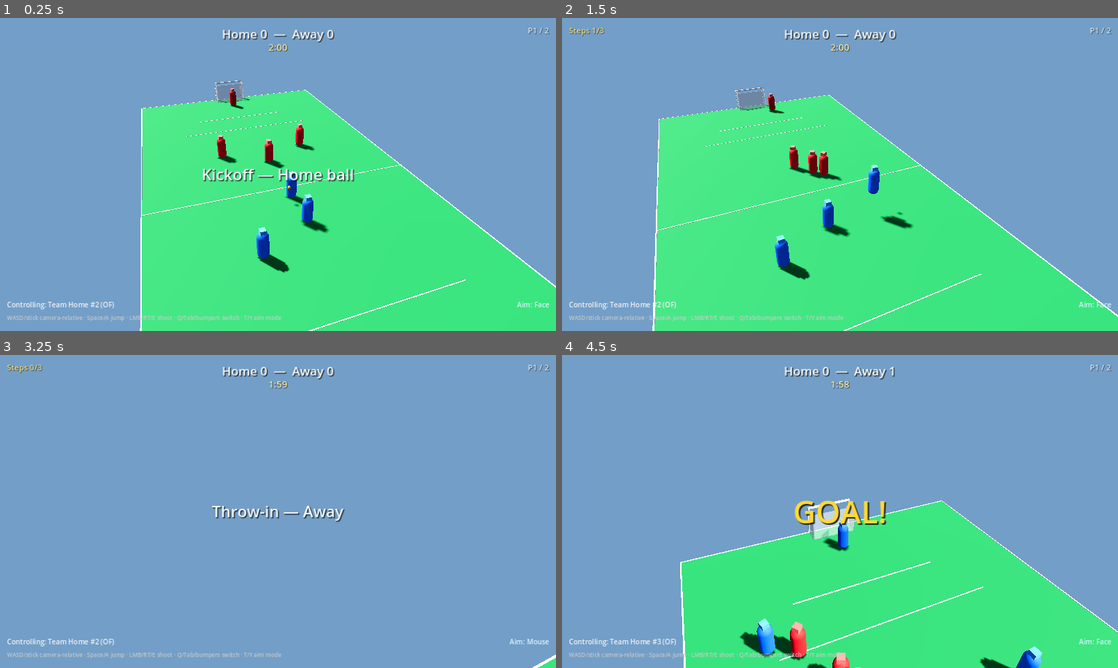
Above: before the commit, frames 1-4 (two rows, left to right).
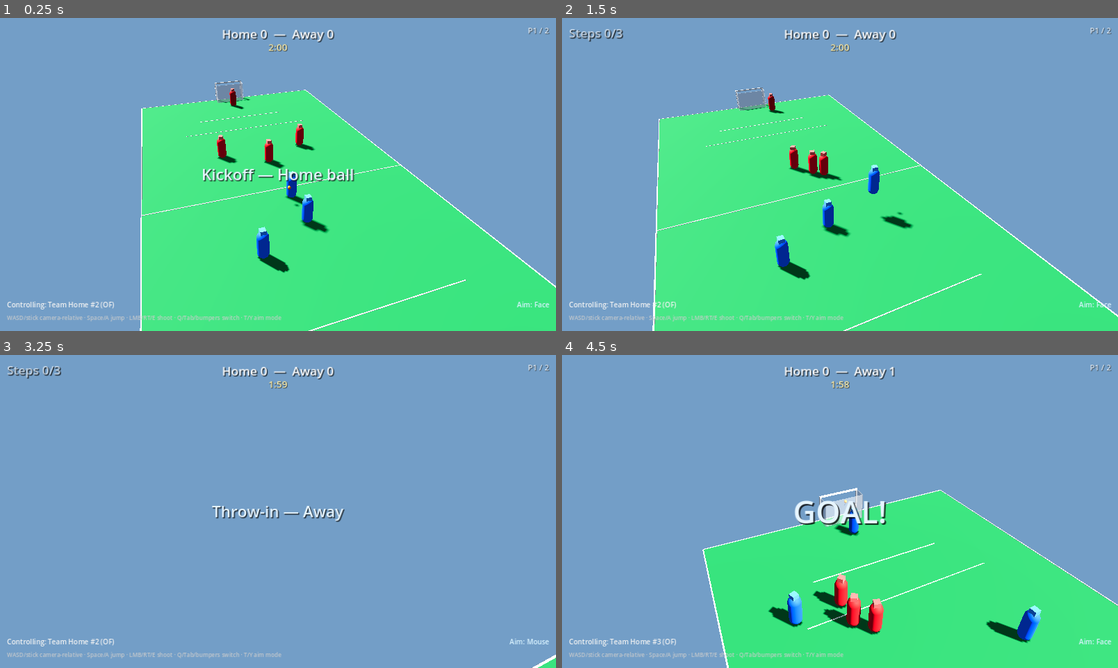
Above: after the commit, the same moments.

Repository: mariov98/my-handball
Game: Godot game, scene res://scenes/match/match.tscn
The game is run twice, just before and just after one commit, with the same random seed, the same clock (stepped at 60 frames per second) and the same inputs.
Inputs (mouse positions are in pixels of both pictures, inside the frame that each line leads up to):
- Up to frame 1 (0.25 s): no input
- Up to frame 2 (1.5 s): move the mouse to (962, 158) at 0.52 s; press the mouse at (962, 158) at 0.53 s; hold D (move_right) 0.53-1.28 s; tap Space (jump) at 0.77, 1.07 s; tap T (toggle_aim_mode) at 0.8, 1.35 s; move the mouse to (728, 190) at 1.27 s; release the mouse at (728, 190) at 1.28 s; hold S (move_back) from 1.28 s (still down)
- Up to frame 3 (3.25 s): tap Space (jump) at 1.52, 1.55, 1.82, 2.1, 3.02 s; move the mouse to (333, 442) at 2.02 s; release S (move_back) at 2.03 s; press the mouse at (333, 442) at 2.03 s; hold D (move_right) 2.03-2.78 s; move the mouse to (250, 574) at 2.77 s; release the mouse at (250, 574) at 2.78 s; hold W (move_forward) from 2.78 s (still down); click (250, 574) at 2.85 s; tap T (toggle_aim_mode) at 3.05 s
- Up to frame 4 (4.5 s): tap Space (jump) at 3.32, 3.77, 3.8, 4.07 s; move the mouse to (1006, 558) at 3.52 s; release W (move_forward) at 3.53 s; hold Q (switch_player) 3.53-4.28 s; hold A (move_left) from 3.53 s (still down); move the mouse to (673, 464) at 4.27 s; tap T (toggle_aim_mode) at 4.35 s

The runs differ from the first frame. In frame 2, 0.2% of the frame differs, in the area x 1-11%, y 3-8%; in frame 3, 0.2%; in frame 4, 10%, in the area x 21-100%, y 42-100%.

Commit message:
Tune Phase 2 steps feel and HUD feedback
Replace silent short-distance step burn with discrete gait plants,
reception zero, and pivot pause; add glanceable Steps n/3 pulse plus
stronger last-step / TRAVELING banners. Smoke stays green.

Co-authored-by: mariov98 <mariov98@users.noreply.github.com>

Diff:
--- a/project.godot
+++ b/project.godot
@@ -11,7 +11,7 @@
 [application]
 
 config/name="MyHandball"
-config/description="Phase 2 handball rules — steps, passive, OOB, 6m area, throw-in/goal throw on Phase 1 mini match."
+config/description="Phase 2 handball — tuned steps feel + HUD feedback on rules core (passive, OOB, 6m, restarts)."
 run/main_scene="res://scenes/match/match.tscn"
 config/features=PackedStringArray("4.3", "Forward Plus")
 config/icon="res://icon.svg"
--- a/scenes/ui/hud.tscn
+++ b/scenes/ui/hud.tscn
@@ -68,13 +68,29 @@
 text = "P1 / 2"
 horizontal_alignment = 2
 
+[node name="StepsLabel" type="Label" parent="Root"]
+visible = false
+layout_mode = 1
+anchors_preset = 0
+offset_left = 16.0
+offset_top = 14.0
+offset_right = 280.0
+offset_bottom = 52.0
+pivot_offset = Vector2(40, 19)
+theme_override_colors/font_color = Color(0.85, 0.9, 0.95, 0.85)
+theme_override_colors/font_shadow_color = Color(0, 0, 0, 0.75)
+theme_override_constants/shadow_offset_x = 2
+theme_override_constants/shadow_offset_y = 2
+theme_override_font_sizes/font_size = 28
+text = "Steps 0/3"
+
 [node name="RulesLabel" type="Label" parent="Root"]
 layout_mode = 1
 anchors_preset = 0
 offset_left = 16.0
-offset_top = 16.0
+offset_top = 54.0
 offset_right = 360.0
-offset_bottom = 44.0
+offset_bottom = 82.0
 theme_override_colors/font_color = Color(1, 0.92, 0.55, 1)
 theme_override_colors/font_shadow_color = Color(0, 0, 0, 0.65)
 theme_override_constants/shadow_offset_x = 1
--- a/scripts/handball_rules.gd
+++ b/scripts/handball_rules.gd
@@ -6,9 +6,17 @@
 
 signal rule_warning(code: String, message: String)
 signal rule_violation(code: String, message: String, awarding_team_id: int, spot: Vector3)
+## Fired when a counted floor step is taken (HUD pulse / glanceable counter).
+signal step_taken(steps: int)
 
 const MAX_STEPS := 3
-const STEP_LENGTH_M := 1.15
+## Planar distance per counted foot-plant while carrying. Tuned so a full drive
+## (~3 plants) feels like a handball approach, not a silent ~0.4 s burn.
+const STEP_LENGTH_M := 1.65
+## Below this planar speed the carrier is pivoting / stopped — no new steps.
+const MOVE_SPEED_MPS := 0.7
+## Must stay slow this long before pivot locks (filters stick noise).
+const STOP_SETTLE_S := 0.12
 ## Soft passive: warn then turnover if offense stalls without progress to goal.
 const PASSIVE_WARN_S := 6.0
 const PASSIVE_TURNOVER_S := 10.0
@@ -24,6 +32,11 @@
 var _step_accum: float = 0.0
 var _carrier_last_xz: Vector3 = Vector3.ZERO
 var _have_carrier_sample: bool = false
+## IHF-ish reception zero: first plant after catch does not count.
+var _reception_zero_pending: bool = false
+var _pivoting: bool = false
+var _stop_timer: float = 0.0
+var _steps_warned: bool = false
 
 var _passive_timer: float = 0.0
 var _passive_warned: bool = false
@@ -39,6 +52,10 @@
 	_steps = 0
 	_step_accum = 0.0
 	_have_carrier_sample = false
+	_reception_zero_pending = false
+	_pivoting = false
+	_stop_timer = 0.0
+	_steps_warned = false
 	_passive_timer = 0.0
 	_passive_warned = false
 	_passive_best_dist = INF
@@ -63,6 +80,10 @@
 	_steps = 0
 	_step_accum = 0.0
 	_have_carrier_sample = false
+	_reception_zero_pending = true
+	_pivoting = false
+	_stop_timer = 0.0
+	_steps_warned = false
 	_passive_timer = 0.0
 	_passive_warned = false
 	_passive_best_dist = INF
@@ -76,6 +97,10 @@
 	_steps = 0
 	_step_accum = 0.0
 	_have_carrier_sample = false
+	_reception_zero_pending = false
+	_pivoting = false
+	_stop_timer = 0.0
+	_steps_warned = false
 	# Passive keeps ticking lightly on free ball only while same team last touched —
 	# Phase 2: pause passive until someone possesses again.
 	_passive_timer = 0.0
@@ -86,6 +111,14 @@
 
 func get_steps() -> int:
 	return _steps
+
+
+func is_pivoting() -> bool:
+	return _pivoting
+
+
+func is_steps_warned() -> bool:
+	return _steps_warned
 
 
 func get_passive_timer() -> float:
@@ -113,6 +146,10 @@
 		_have_carrier_sample = false
 		_steps = 0
 		_step_accum = 0.0
+		_reception_zero_pending = false
+		_pivoting = false
+		_stop_timer = 0.0
+		_steps_warned = false
 
 	if _tick_oob(ball, carrier):
 		return true
@@ -129,21 +166,53 @@
 	return player.global_position.y > 0.35 or player.velocity.y > 1.0
 
 
-func _tick_steps(_delta: float, carrier: Player) -> bool:
+func _tick_steps(delta: float, carrier: Player) -> bool:
 	var xz := Vector3(carrier.global_position.x, 0.0, carrier.global_position.z)
 	if not _have_carrier_sample:
 		_carrier_last_xz = xz
 		_have_carrier_sample = true
 		return false
+
 	var moved := xz.distance_to(_carrier_last_xz)
 	_carrier_last_xz = xz
-	# Approximate steps on the floor only — airborne jump-shot is allowed.
-	if _is_airborne(carrier) or moved < 0.0001:
-		return false
+
+	# Jump-shot: airborne carries do not plant steps (release before landing).
+	if _is_airborne(carrier):
+		_stop_timer = 0.0
+		return false
+
+	var planar_speed := Vector3(carrier.velocity.x, 0.0, carrier.velocity.z).length()
+	# Teleports / smoke synthesize position without velocity — treat meaningful
+	# planar displacement as movement so tests and edge frames still plant.
+	if moved > 0.02:
+		planar_speed = maxf(planar_speed, moved / maxf(delta, 0.001))
+
+	if planar_speed < MOVE_SPEED_MPS:
+		_stop_timer += delta
+		if _stop_timer >= STOP_SETTLE_S:
+			# Pivot / stand: fair reset of the gait accumulator only — taken
+			# steps stay (IHF: you don't get fresh steps from stopping).
+			_pivoting = true
+			_step_accum = 0.0
+		return false
+
+	_stop_timer = 0.0
+	_pivoting = false
+	if moved < 0.0001:
+		return false
+
 	_step_accum += moved
 	while _step_accum >= STEP_LENGTH_M:
 		_step_accum -= STEP_LENGTH_M
+		# Reception zero: first plant after catch is free (catch / land pattern).
+		if _reception_zero_pending:
+			_reception_zero_pending = false
+			continue
 		_steps += 1
+		step_taken.emit(_steps)
+		if _steps == MAX_STEPS and not _steps_warned:
+			_steps_warned = true
+			rule_warning.emit("steps", "Last step — pass or shoot")
 		if _steps > MAX_STEPS:
 			var spot := Court.clamp_to_court_xz(carrier.global_position, 1.0)
 			# Free-throw style: keep restart outside the 6 m if near goal.
--- a/scripts/hud.gd
+++ b/scripts/hud.gd
@@ -1,9 +1,19 @@
 extends CanvasLayer
 class_name MatchHUD
+
+const COLOR_STEPS_IDLE := Color(0.85, 0.9, 0.95, 0.85)
+const COLOR_STEPS_ACTIVE := Color(1.0, 0.98, 0.88, 1.0)
+const COLOR_STEPS_WARN := Color(1.0, 0.78, 0.25, 1.0)
+const COLOR_STEPS_TRAVEL := Color(1.0, 0.35, 0.28, 1.0)
+const COLOR_BANNER_DEFAULT := Color(0.95, 0.98, 1.0, 1.0)
+const COLOR_BANNER_WARN := Color(1.0, 0.86, 0.35, 1.0)
+const COLOR_BANNER_TRAVEL := Color(1.0, 0.42, 0.32, 1.0)
+const COLOR_PASSIVE := Color(1.0, 0.72, 0.45, 1.0)
 
 @onready var score_label: Label = $Root/ScoreLabel
 @onready var clock_label: Label = $Root/ClockLabel
 @onready var period_label: Label = $Root/PeriodLabel
+@onready var steps_label: Label = $Root/StepsLabel
 @onready var rules_label: Label = $Root/RulesLabel
 @onready var goal_label: Label = $Root/GoalLabel
 @onready var banner_label: Label = $Root/BannerLabel
@@ -11,10 +21,13 @@
 @onready var aim_label: Label = $Root/AimLabel
 @onready var help_label: Label = $Root/HelpLabel
 
+var _steps_pulse: Tween
+
 
 func _ready() -> void:
 	goal_label.visible = false
 	banner_label.visible = false
+	steps_label.visible = false
 	rules_label.text = ""
 	help_label.text = "WASD/stick camera-relative · Space/A jump · LMB/RT/E shoot · Q/Tab/bumpers switch · T/Y aim mode"
 
@@ -42,55 +55,110 @@
 	aim_label.text = text
 
 
+## Glanceable steps readout. `pulse` bumps scale when a new plant lands.
+func set_steps_status(steps: int, max_steps: int, warned: bool, visible_now: bool, pulse: bool = false) -> void:
+	if not visible_now:
+		steps_label.visible = false
+		return
+	var shown := mini(steps, max_steps)
+	steps_label.visible = true
+	steps_label.text = "Steps %d/%d" % [shown, max_steps]
+	if warned or steps >= max_steps:
+		steps_label.add_theme_color_override("font_color", COLOR_STEPS_WARN)
+	elif steps > 0:
+		steps_label.add_theme_color_override("font_color", COLOR_STEPS_ACTIVE)
+	else:
+		steps_label.add_theme_color_override("font_color", COLOR_STEPS_IDLE)
+	if pulse:
+		_pulse_steps()
+
+
+## Secondary rules line (passive only) — keep steps out of this to avoid clutter.
 func set_rules_status(text: String) -> void:
 	rules_label.text = text
 	rules_label.visible = not text.is_empty()
+	if text.contains("PASSIVE"):
+		rules_label.add_theme_color_override("font_color", COLOR_PASSIVE)
+	else:
+		rules_label.add_theme_color_override("font_color", Color(1.0, 0.92, 0.55, 1.0))
 
 
 func flash_goal() -> void:
-	_flash_center(goal_label, "GOAL!", 1.0, 0.5)
+	_flash_center(goal_label, "GOAL!", 1.0, 0.5, COLOR_BANNER_DEFAULT)
 
 
 func flash_kickoff(reason: String, team_id: int) -> void:
 	var team := "Home" if team_id == 0 else "Away"
-	_flash_center(banner_label, "%s — %s ball" % [reason, team], 0.7, 0.4)
+	_flash_center(banner_label, "%s — %s ball" % [reason, team], 0.7, 0.4, COLOR_BANNER_DEFAULT)
 
 
 func flash_restart(code: String, team_id: int) -> void:
 	var team := "Home" if team_id == 0 else "Away"
 	var title := "Restart"
+	var color := COLOR_BANNER_DEFAULT
 	match code:
 		"throw_in":
 			title = "Throw-in"
 		"goal_throw":
 			title = "Goal throw"
 		"traveling":
-			title = "Free throw (traveling)"
+			title = "TRAVELING"
+			color = COLOR_BANNER_TRAVEL
+			_flash_center(banner_label, "%s — free throw %s" % [title, team], 1.05, 0.4, color)
+			steps_label.add_theme_color_override("font_color", COLOR_STEPS_TRAVEL)
+			return
 		"passive":
-			title = "Free throw (passive)"
+			title = "Passive — free throw"
+			color = COLOR_BANNER_WARN
 		"goal_area":
 			title = "Free throw (6m)"
 		_:
 			title = code.capitalize()
-	_flash_center(banner_label, "%s — %s" % [title, team], 0.75, 0.35)
+	_flash_center(banner_label, "%s — %s" % [title, team], 0.75, 0.35, color)
 
 
-func flash_rule(message: String) -> void:
-	_flash_center(banner_label, message, 0.85, 0.35)
+func flash_rule(message: String, code: String = "") -> void:
+	var color := COLOR_BANNER_DEFAULT
+	var hold := 0.85
+	match code:
+		"steps":
+			color = COLOR_BANNER_WARN
+			hold = 0.7
+		"traveling":
+			color = COLOR_BANNER_TRAVEL
+			hold = 1.0
+			message = "TRAVELING — steps"
+		"passive":
+			color = COLOR_BANNER_WARN
+		_:
+			if message.to_lower().begins_with("traveling"):
+				color = COLOR_BANNER_TRAVEL
+				hold = 1.0
+	_flash_center(banner_label, message, hold, 0.35, color)
 
 
 func flash_period_end(period: int) -> void:
-	_flash_center(banner_label, "End of period %d" % period, 1.2, 0.5)
+	_flash_center(banner_label, "End of period %d" % period, 1.2, 0.5, COLOR_BANNER_DEFAULT)
 
 
 func flash_match_over(home: int, away: int) -> void:
-	_flash_center(banner_label, "FULL TIME  %d — %d" % [home, away], 2.5, 0.8)
+	_flash_center(banner_label, "FULL TIME  %d — %d" % [home, away], 2.5, 0.8, COLOR_BANNER_DEFAULT)
 
 
-func _flash_center(label: Label, text: String, hold: float, fade: float) -> void:
+func _pulse_steps() -> void:
+	if _steps_pulse and _steps_pulse.is_valid():
+		_steps_pulse.kill()
+	steps_label.scale = Vector2.ONE
+	_steps_pulse = create_tween()
+	_steps_pulse.tween_property(steps_label, "scale", Vector2(1.12, 1.12), 0.07)
+	_steps_pulse.tween_property(steps_label, "scale", Vector2.ONE, 0.12)
+
+
+func _flash_center(label: Label, text: String, hold: float, fade: float, color: Color = COLOR_BANNER_DEFAULT) -> void:
 	label.text = text
 	label.visible = true
-	label.modulate.a = 1.0
+	label.modulate = Color(color.r, color.g, color.b, 1.0)
+	label.add_theme_color_override("font_color", color)
 	var tw := create_tween()
 	tw.tween_interval(hold)
 	tw.tween_property(label, "modulate:a", 0.0, fade)
--- a/scripts/match_controller.gd
+++ b/scripts/match_controller.gd
@@ -36,6 +36,8 @@
 var _attack_team_id: int = 0
 var _pending_kickoff_team: int = 0
 var rules: HandballRules = HandballRules.new()
+## Set when rules emit step_taken so the HUD can pulse once.
+var _steps_hud_pulse: bool = false
 
 @onready var _home_root: Node = get_node(home_team_path)
 @onready var _away_root: Node = get_node(away_team_path)
@@ -69,6 +71,14 @@
 		var dn := Node.new()
 		dn.set_script(demo)
 		add_child(dn)
+		return
+	if "--screenshot-steps" in user_args:
+		# Kickoff first so roster / controlled player exist, then capture Steps HUD.
+		await _run_kickoff(0, "Kickoff")
+		var steps_shot := load("res://scripts/screenshot_steps_hud.gd") as GDScript
+		var sn_steps := Node.new()
+		sn_steps.set_script(steps_shot)
+		add_child(sn_steps)
 		return
 	if "--screenshot" in user_args:
 		# Kickoff first so the HUD clock/score are on screen, then capture.
@@ -139,6 +149,7 @@
 	ball.released.connect(_on_ball_released)
 	rules.rule_warning.connect(_on_rule_warning)
 	rules.rule_violation.connect(_on_rule_violation)
+	rules.step_taken.connect(_on_step_taken)
 
 
 func _unhandled_input(event: InputEvent) -> void:
@@ -288,10 +299,15 @@
 	_update_rules_hud()
 
 
+func _on_step_taken(_steps: int) -> void:
+	_steps_hud_pulse = true
+	_update_rules_hud()
+
+
 func _on_rule_warning(code: String, message: String) -> void:
 	print("RULE WARN [%s]: %s" % [code, message])
 	if hud and hud.has_method("flash_rule"):
-		hud.flash_rule(message)
+		hud.flash_rule(message, code)
 	_update_rules_hud()
 
 
@@ -300,7 +316,7 @@
 		return
 	print("RULE [%s]: %s → team %d @ %s" % [code, message, awarding_team_id, str(spot)])
 	if hud and hud.has_method("flash_rule"):
-		hud.flash_rule(message)
+		hud.flash_rule(message, code)
 	# Fire-and-forget async restart (same pattern as goal kickoff).
 	_run_rule_restart(code, message, awarding_team_id, spot)
 
@@ -403,18 +419,29 @@
 
 
 func _update_rules_hud() -> void:
-	if hud == null or not hud.has_method("set_rules_status"):
-		return
-	if match_state != MatchState.LIVE:
+	if hud == null:
+		return
+	var carrying := match_state == MatchState.LIVE and ball.carrier != null and not ball.carrier.is_goalkeeper
+	if hud.has_method("set_steps_status"):
+		var pulse := _steps_hud_pulse
+		_steps_hud_pulse = false
+		hud.set_steps_status(
+			rules.get_steps(),
+			HandballRules.MAX_STEPS,
+			rules.is_steps_warned(),
+			carrying,
+			pulse
+		)
+	if not hud.has_method("set_rules_status"):
+		return
+	if not carrying:
 		hud.set_rules_status("")
 		return
 	var parts: PackedStringArray = []
-	if ball.carrier and not ball.carrier.is_goalkeeper:
-		parts.append("Steps %d/%d" % [mini(rules.get_steps(), HandballRules.MAX_STEPS), HandballRules.MAX_STEPS])
-		if rules.is_passive_warned():
-			parts.append("PASSIVE")
-		elif rules.get_passive_timer() > 3.0:
-			parts.append("Passive %.0fs" % rules.get_passive_timer())
+	if rules.is_passive_warned():
+		parts.append("PASSIVE")
+	elif rules.get_passive_timer() > 3.0:
+		parts.append("Passive %.0fs" % rules.get_passive_timer())
 	hud.set_rules_status(" · ".join(parts))
 
 
--- a/scripts/player.gd
+++ b/scripts/player.gd
@@ -39,7 +39,7 @@
 var _bob_phase: float = 0.0
 var _pickup_block: float = 0.0
 var _ai_shoot_cd: float = 0.0
-## AI carry distance — shoot before Phase 2 traveling (~3×1.15 m) fires.
+## AI carry distance — shoot before Phase 2 traveling (~3 plants + reception zero).
 var _ai_carry_dist: float = 0.0
 var _ai_carry_last_xz: Vector3 = Vector3.ZERO
 var _ai_carry_sampling: bool = false
@@ -268,8 +268,8 @@
 		_ai_carry_last_xz = xz
 	var flat := Vector3(goal.x - me.x, 0.0, goal.z - me.z)
 	var dist := flat.length()
-	# Shoot inside range, or early to avoid traveling (3 steps ≈ 3.45 m).
-	var must_release := _ai_carry_dist >= 2.6
+	# Shoot inside range, or early to avoid traveling (~reception zero + 3 plants @ 1.65 m).
+	var must_release := _ai_carry_dist >= 5.2
 	if (dist <= AI_SHOOT_RANGE or must_release) and _ai_shoot_cd <= 0.0 and match_ball != null:
 		var aim := (goal - (me + Vector3(0, 1.2, 0))).normalized()
 		if try_shoot(aim, 15.0, match_ball):
--- /dev/null
+++ b/scripts/screenshot_steps_hud.gd
@@ -0,0 +1,51 @@
+extends Node
+## Dev capture: show Steps 2/3 + warn color for media evidence.
+
+
+func _ready() -> void:
+	await get_tree().process_frame
+	await get_tree().create_timer(0.5).timeout
+	var match_node := get_tree().current_scene as MatchController
+	if match_node == null:
+		push_error("Screenshot steps: no MatchController")
+		get_tree().quit(1)
+		return
+
+	match_node.rules.begin_lockout()
+	match_node._set_players_frozen(true)
+	await get_tree().create_timer(0.05).timeout
+
+	var ball: Ball = match_node.ball
+	var player: Player = match_node.controlled_player
+	if ball.carrier:
+		ball.carrier.has_ball = false
+		ball.carrier = null
+	player.global_position = Vector3(0.0, 0.0, -2.0)
+	player.velocity = Vector3.ZERO
+	ball.global_position = player.ball_attach.global_position
+	if ball.try_pickup(player):
+		player.has_ball = true
+	match_node.rules.end_lockout()
+	match_node.rules.on_pickup(player)
+	match_node.match_state = MatchController.MatchState.LIVE
+	match_node._set_players_frozen(false)
+	for p in match_node._away_players:
+		p.match_frozen = true
+		p.ai_enabled = false
+
+	# Advance two counted plants (after reception zero) so HUD shows Steps 2/3.
+	var stride := HandballRules.STEP_LENGTH_M * 1.2
+	for i in range(4):
+		player.global_position = Vector3(0.0, 0.0, -2.0 + float(i) * stride)
+		player.velocity = Vector3(0.0, 0.0, 3.0)
+		match_node.rules.tick(0.016, ball, match_node._all_players())
+	match_node._update_rules_hud()
+	match_node._update_camera_attack_side()
+	await get_tree().create_timer(0.35).timeout
+
+	var img := get_viewport().get_texture().get_image()
+	var user_path := "user://phase2_steps_hud.png"
+	img.save_png(user_path)
+	print("SCREENSHOT_SAVED:", ProjectSettings.globalize_path(user_path))
+	print("STEPS_HUD steps=", match_node.rules.get_steps())
+	get_tree().quit(0)
--- a/scripts/smoke_test.gd
+++ b/scripts/smoke_test.gd
@@ -350,17 +350,20 @@
 	for p in match_node._away_players:
 		p.match_frozen = true
 		p.ai_enabled = false
-	# Teleport in chunks larger than one step so one tick can cross the limit.
+	# Teleport in chunks larger than one plant. Reception zero eats the first
+	# plant, then 3 counted steps, then the 4th counted plant → traveling.
 	var stride := HandballRules.STEP_LENGTH_M * 1.5
 	var hit_travel := false
-	for i in range(8):
+	for i in range(10):
 		player.global_position = Vector3(0.0, player.start_position.y, float(i) * stride)
-		player.velocity = Vector3.ZERO
+		# Give planar speed so pivot detection doesn't treat the sample as stopped.
+		player.velocity = Vector3(0.0, 0.0, HandballRules.MOVE_SPEED_MPS + 1.0)
 		hit_travel = match_node.rules.tick(0.016, ball, match_node._all_players())
 		print(
 			"Smoke traveling tick i=", i,
 			" z=", player.global_position.z,
 			" steps=", match_node.rules.get_steps(),
+			" zero=", match_node.rules._reception_zero_pending,
 			" air=", match_node.rules._is_airborne(player),
 			" hit=", hit_travel
 		)
